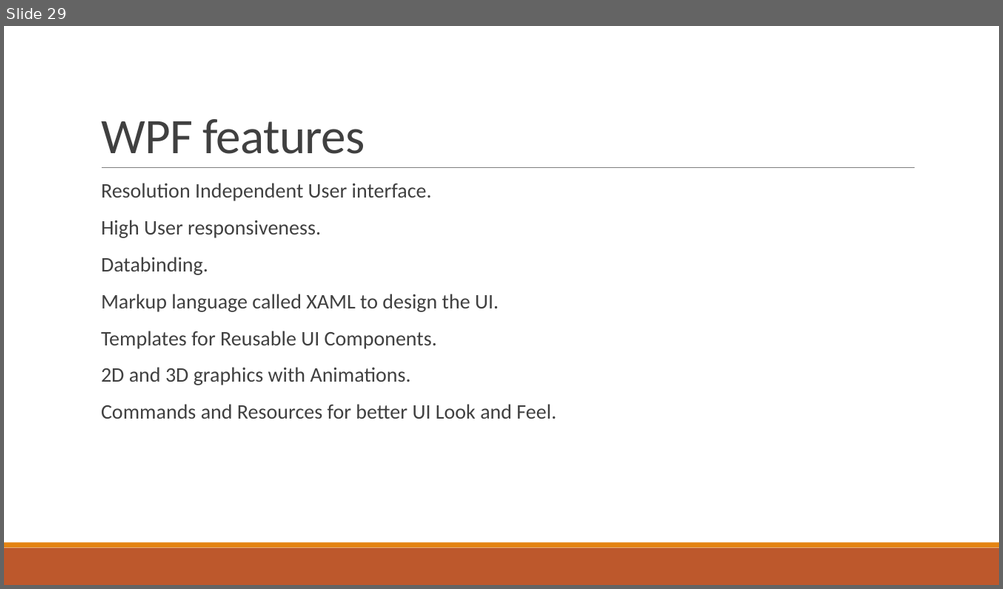
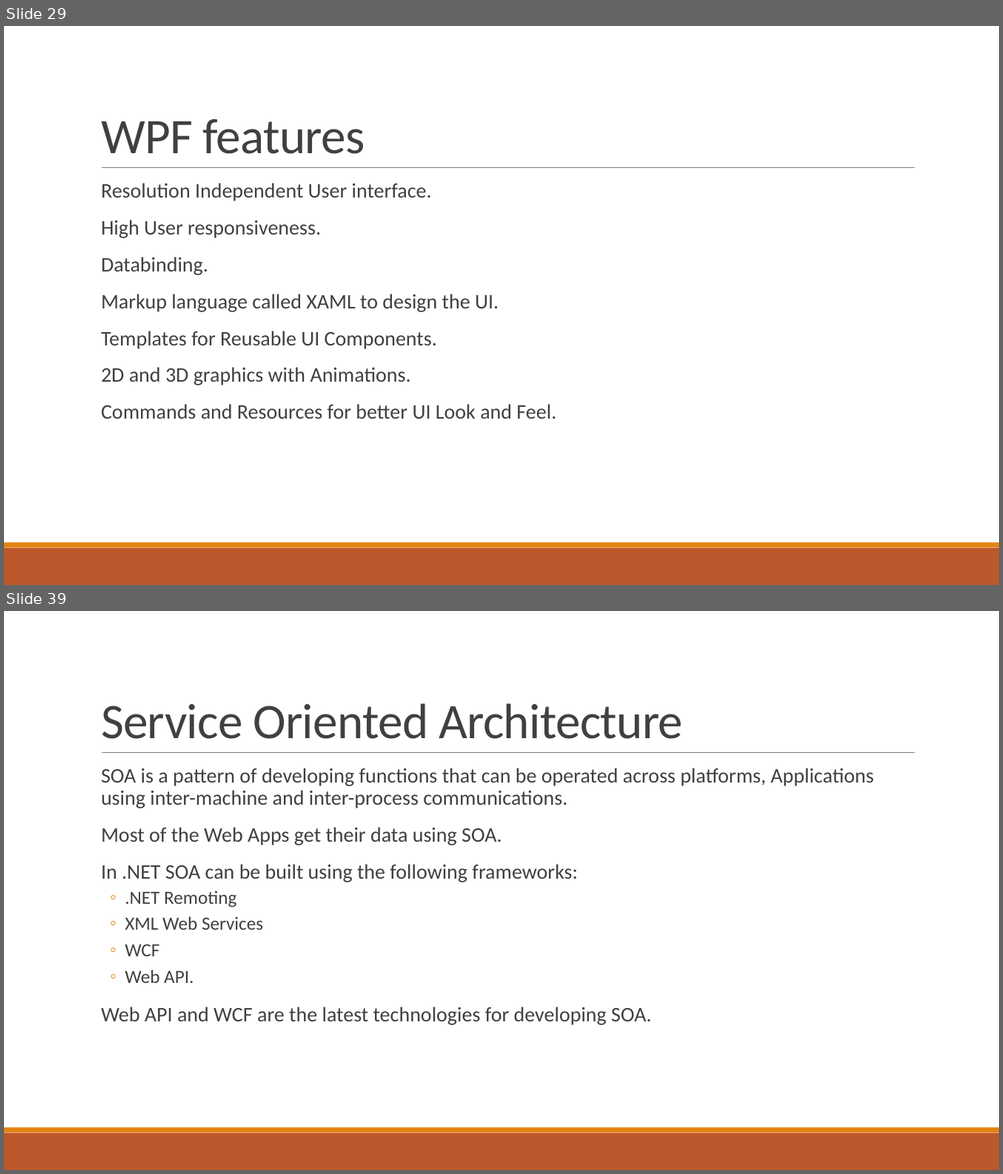
Before and after one commit to phani-rajbn/SiemensAug19, a slide deck: NET Training.pptx. Shown one above the other, each under a label of ours: slide 29 before the commit, slides 29 and 39 after it; the slides between them are not shown. The pictures are 1003x589 and 1003x1174 pixels, drawn with LibreOffice and Linux fonts; fonts in the diff are those of the drawing. Boxes give left, top, right and bottom in pixels: in the first picture for what was removed or moved away, otherwise in the second. Text is boxed around its words. In the diff, an @@ line names an element or a change of style, - is before the commit and + after.

```diff
--- a/NET Training.pptx
+++ b/NET Training.pptx
@@ slide 39 added at bbox=[4, 611, 999, 1170], background #FFFFFF; not listed: 3 template elements that a slide beside it also shows @@
@@ title added at bbox=[101, 703, 683, 739], 48 pt, text #404040 @@
+Service Oriented Architecture
@@ text added at bbox=[101, 768, 874, 1025], 20 pt, text #404040 @@
+  SOA is a pattern of developing functions that can be operated across platforms, Applications using inter-machine and inter-process communications.
+  Most of the Web Apps get their data using SOA.
+  In .NET SOA can be built using the following frameworks:
+  ◦ .NET Remoting
+  ◦ XML Web Services
+  ◦ WCF
+  ◦ Web API.
+  Web API and WCF are the latest technologies for developing SOA.
```
Also in this commit, not shown: 16 other slides added.
